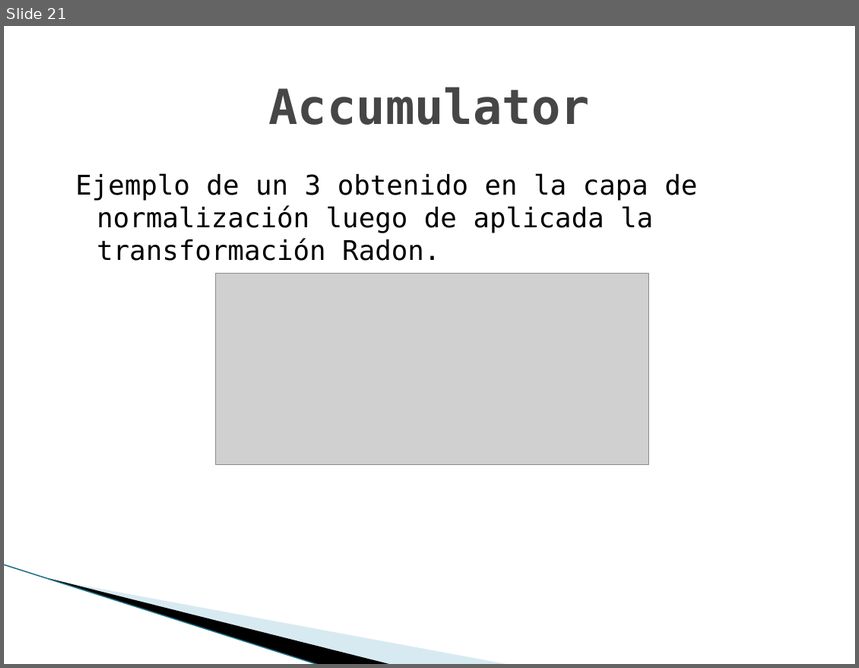
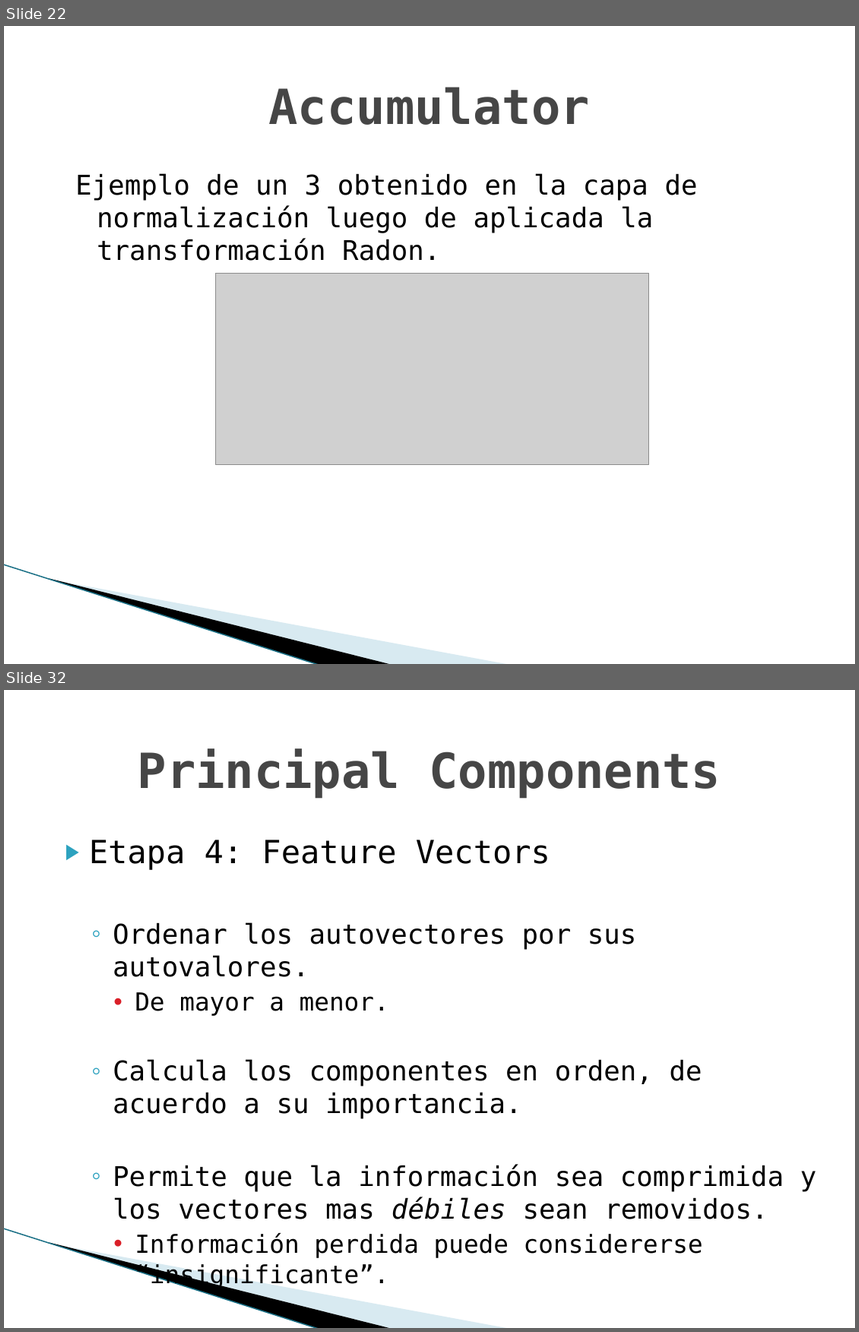
Before and after one commit to TechTinkerer42/TrabajosPracticos, a slide deck: doc/clase/presentacion.pptx. Shown one above the other, each under a label of ours: slide 21 before the commit, slides 22 and 32 after it; the slides between them are not shown. The pictures are 859x668 and 859x1332 pixels, drawn with LibreOffice and Linux fonts; fonts in the diff are those of the drawing; grey boxes stand for pictures; background and template pictures are left out. Boxes give left, top, right and bottom in pixels: in the first picture for what was removed or moved away, otherwise in the second. Text is boxed around its words. In the diff, an @@ line names an element or a change of style, - is before the commit and + after.

```diff
--- a/doc/clase/presentacion.pptx
+++ b/doc/clase/presentacion.pptx
@@ slide 32 added at box(4, 690, 855, 1328), background #FFFFFF; not listed: 3 template elements that a slide beside it also shows @@
@@ title added at box(138, 749, 721, 798), 41 pt, text #464646, bold @@
+Principal Components
@@ text added at box(89, 840, 817, 1258), 23 pt, text #000000 @@
+▶ Etapa 4: Feature Vectors
+  ◦ Ordenar los autovectores por sus autovalores.
+    • De mayor a menor.
+  ◦ Calcula los componentes en orden, de acuerdo a su importancia.
+  ◦ Permite que la información sea comprimida y los vectores mas débiles sean removidos.
+    • Información perdida puede considererse “insignificante”.
@@ what was slide 21 is now slide 22 @@
```
Also in this commit, not shown: 3 slides changed, 11 other slides added, 3 slides removed, 9 other files.
